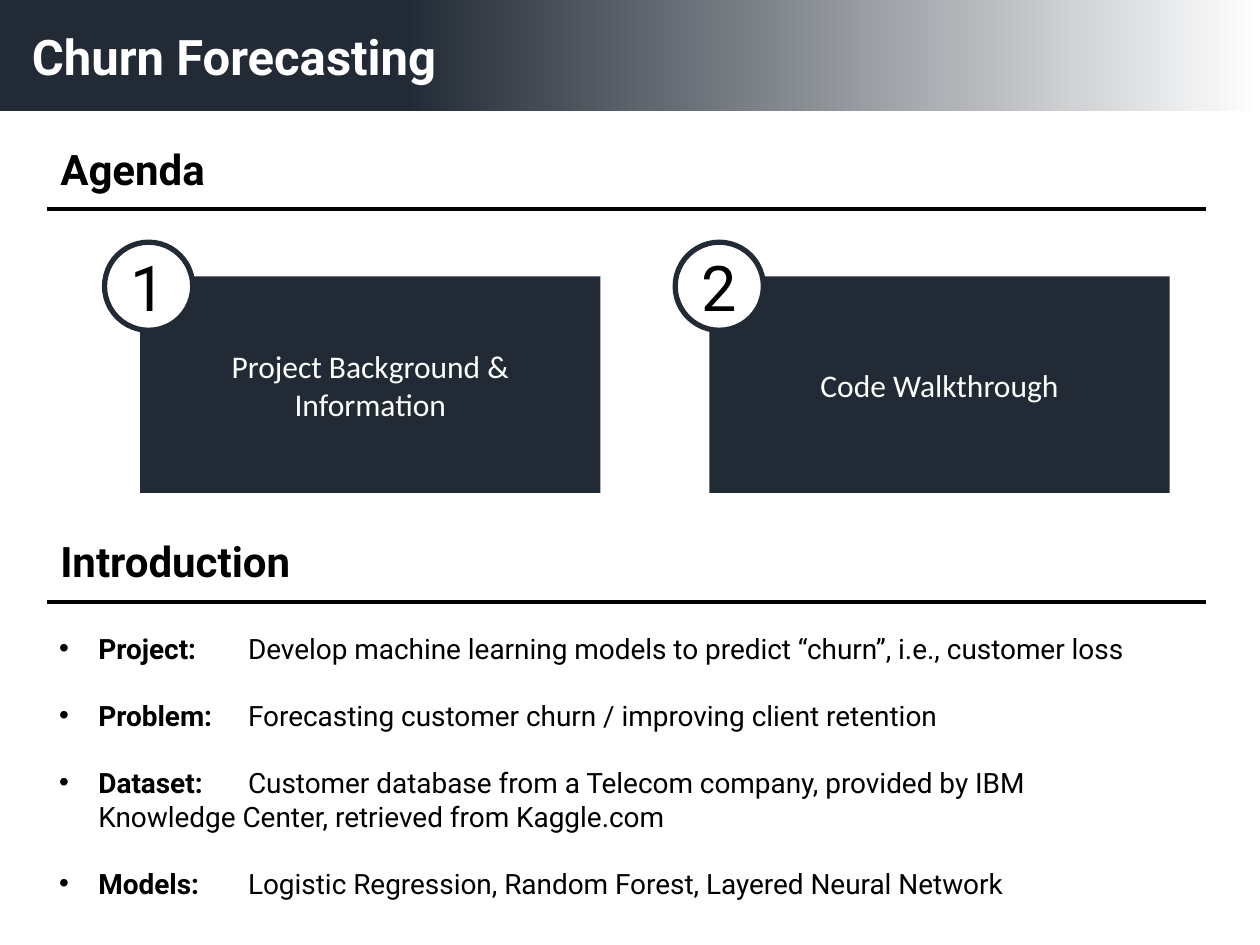
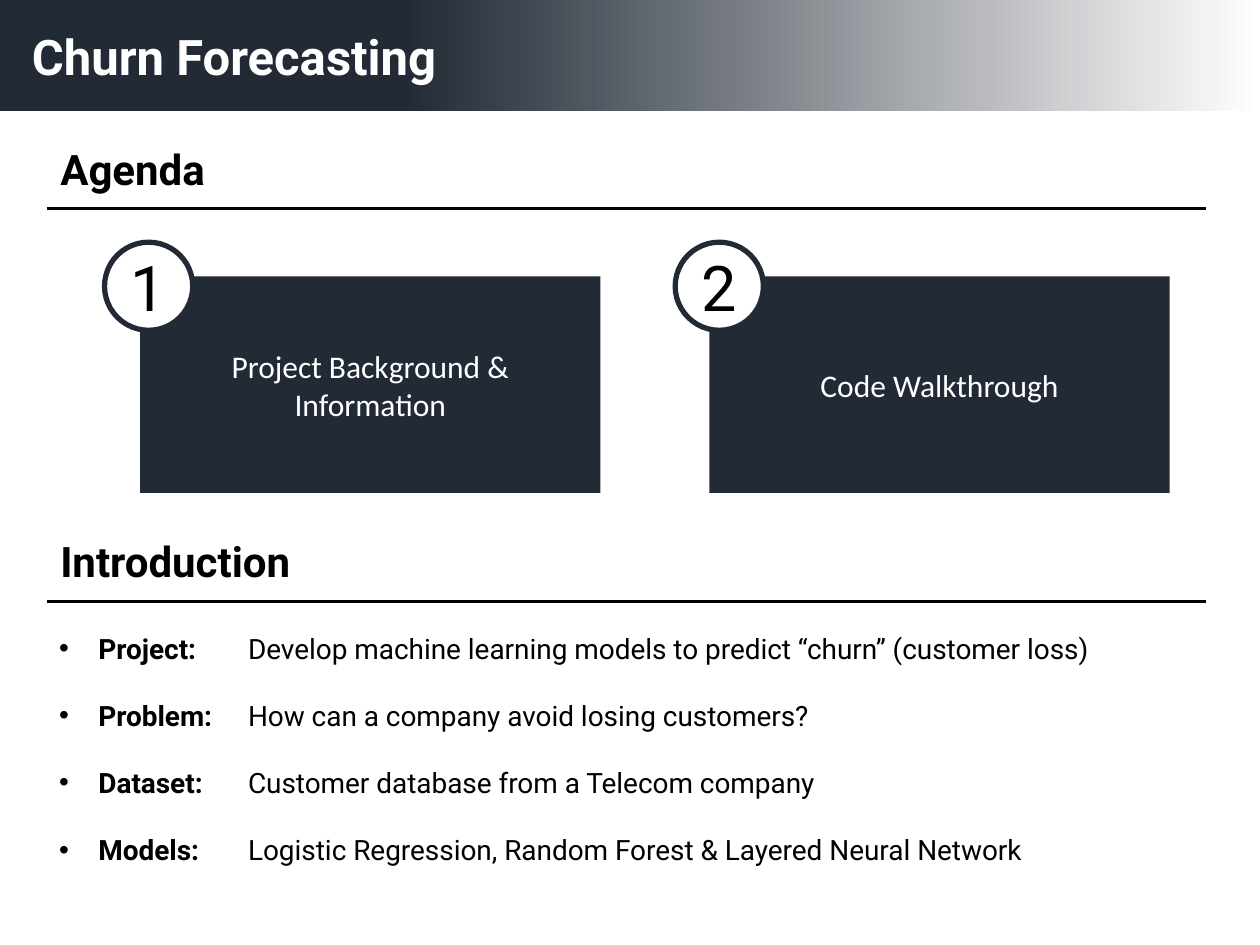
Before and after one commit to ehannell/customer_retention, a slide deck: slide 2 of Presentation Slides/Customer Retention Presentation.pptx. Drawn at 1260x945 pixels with LibreOffice and Linux fonts; fonts in the diff are those of the drawing. Boxes give left, top, right and bottom in pixels: in the first picture for what was removed or moved away, otherwise in the second. Text is boxed around its words. In the diff, an @@ line names an element or a change of style, - is before the commit and + after.

```diff
--- a/Presentation Slides/Customer Retention Presentation.pptx
+++ b/Presentation Slides/Customer Retention Presentation.pptx
@@ text at bbox=[98, 636, 1088, 866]: text changed @@
-• Project: Develop machine learning models to predict “churn”, i.e., customer loss
-• Problem: Forecasting customer churn / improving client retention
-• Dataset: Customer database from a Telecom company, provided by IBM Knowledge Center, retrieved from Kaggle.com
-• Models: Logistic Regression, Random Forest, Layered Neural Network
+• Project: Develop machine learning models to predict “churn” (customer loss)
+• Problem: How can a company avoid losing customers?
+• Dataset: Customer database from a Telecom company
+• Models: Logistic Regression, Random Forest & Layered Neural Network
```
Also in this commit, not shown: 4 other slides changed, 2 other files.
